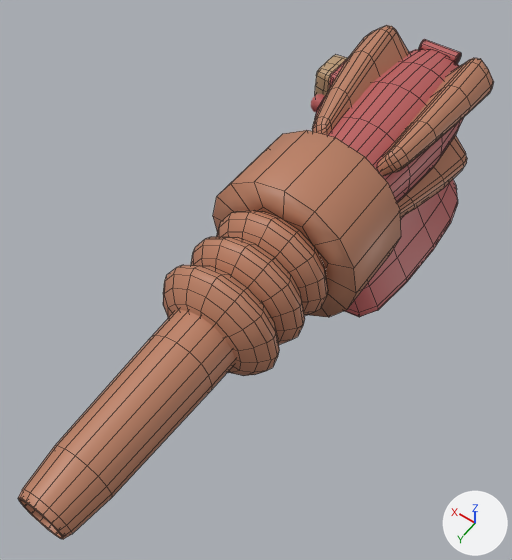
The FBX model Assets/Meshes/Appliances/Appliances_Takeout_Cannon.fbx, before and after one commit.
Camera for both pictures: a 50 mm lens placed at (-1.76, 4.54, 5.1), pointed at (0.19, 1.81, 0.81). The axes (+X, +Y, +Z) are drawn at lower right. The lights are the same throughout. Mesh edges are drawn as thin lines on the coarser meshes. Where no turn or scale is listed for an object, it has been applied to the vertices.

The first picture shows 'Base', 'Cover'.
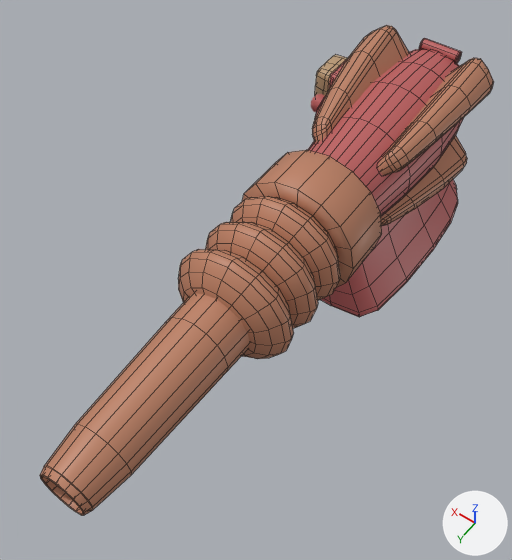
Diff of the bpy script that builds the scene:
```diff
--- a/Assets/Meshes/Appliances/Appliances_Takeout_Cannon.fbx.py
+++ b/Assets/Meshes/Appliances/Appliances_Takeout_Cannon.fbx.py
@@ me_mesh_005 @@
 # used by ob_base; location = (0.056, 1.519, 0.899)
-me_mesh_005.from_pydata(...)  # 1796 vertices, 1721 faces; spans x -0.68..0.66, y -2.43..2.59, z -0.89..0.93
+me_mesh_005.from_pydata(...)  # 1812 vertices, 1737 faces; spans x -0.66..0.66, y -2.43..2.43, z -0.89..0.89
+# me_mesh_005 part 1: the loose piece of 66 vertices spanning x -0.68..0.56, y -0.4..0.25, z -0.31..0.93 is scaled about its middle by (0.797, 0.635, 0.797), then moved by (0.0, -0.06, 0.0)
+# me_mesh_005 part 2: the loose piece of 146 vertices spanning x -0.52..0.41, y 0.19..0.57, z -0.16..0.78 is moved by (0.0, -0.16, 0.0)
+# me_mesh_005 part 3: the loose piece of 146 vertices spanning x -0.52..0.41, y 0.48..0.86, z -0.16..0.78 is moved by (0.0, -0.16, 0.0)
+# me_mesh_005 part 4: the loose piece of 146 vertices spanning x -0.52..0.41, y 0.78..1.16, z -0.16..0.78 is moved by (0.0, -0.16, 0.0)
+# me_mesh_005 part 5: the loose piece of 161 vertices spanning x -0.34..0.23, y 0.23..2.59, z 0.02..0.6 is rebuilt with 177 vertices and now spans x -0.34..0.23, y 0.07..2.43, z 0.02..0.6
+# me_mesh_005 part 6
+# 46 vertices are removed from x -0.23..0.11, y -2.16..-2.06, z 0.62..0.72
+# 56 faces are deleted
+# 46 vertices are added at x -0.23..0.11, y -2.16..-2.06, z 0.63..0.73
+# 56 new faces join them, mat_takeout_cannon_01_mat (pink #bc5f5f)
 me_mesh_005.materials.append(mat_takeout_cannon_02_mat)
```

Changed parts and their boxes [x1, y1, x2, y2] in the pictures (512 x 560 px; the box of a moved part takes in the faces that stretch with it):
'Base', reshaped
    before: [18, 25, 494, 539]
    after: [40, 25, 494, 515]
part 1 of me_mesh_005, moved or reshaped
    before: [213, 130, 401, 317]
    after: [242, 150, 382, 287]
part 2 of me_mesh_005, moved or reshaped
    before: [217, 210, 328, 316]
    after: [231, 196, 340, 300]
part 3 of me_mesh_005, moved or reshaped
    before: [191, 237, 305, 345]
    after: [205, 222, 318, 328]
part 4 of me_mesh_005, moved or reshaped
    before: [163, 265, 279, 376]
    after: [178, 249, 294, 359]
part 5 of me_mesh_005, rebuilt
    before: [18, 309, 235, 539]
    after: [40, 293, 250, 515]
part 6 of me_mesh_005, moved or reshaped
    before: [419, 39, 461, 64]
    after: [419, 38, 462, 63]
